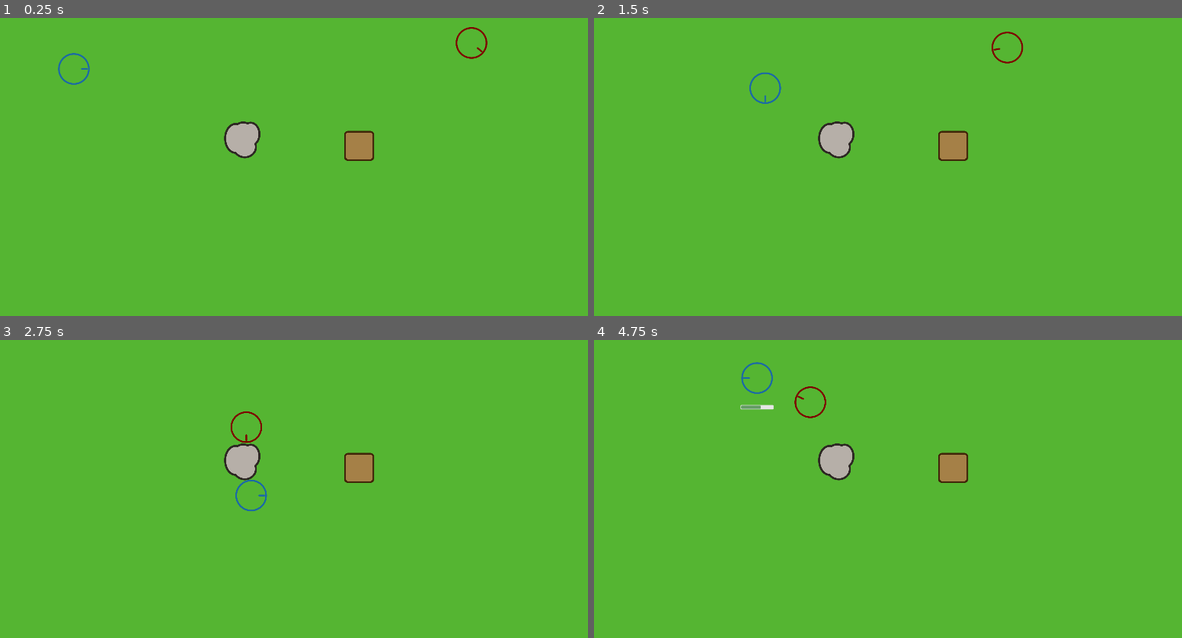
Above: before the commit, frames 1-4 (two rows, left to right).
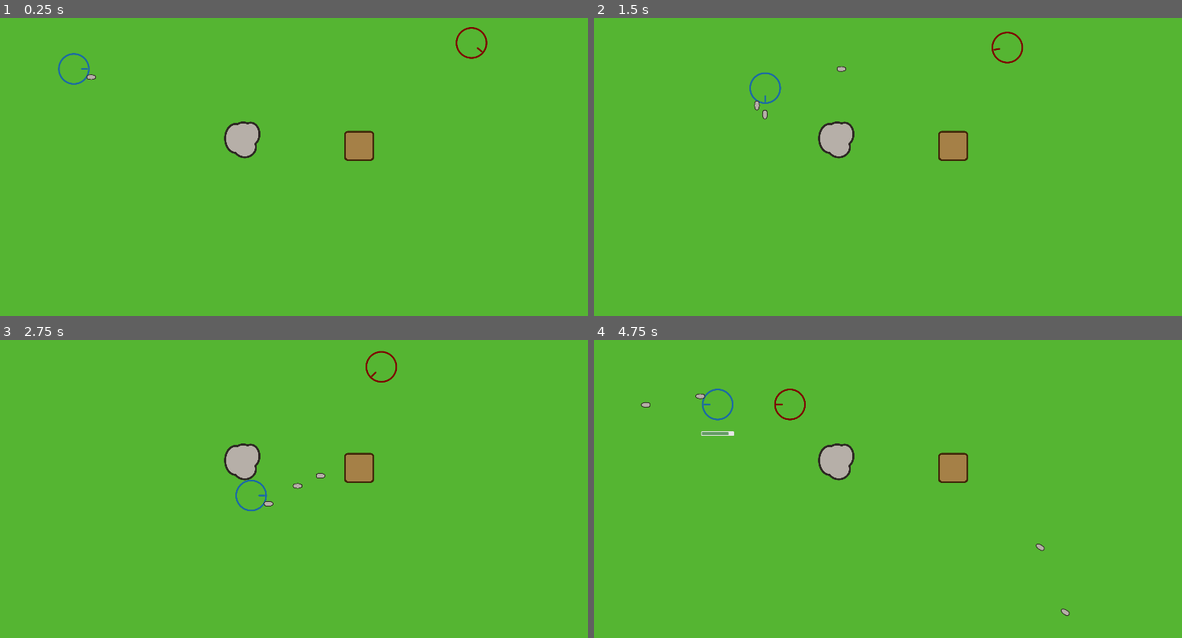
Above: after the commit, the same moments.

Repository: westonkelliher/BladeUpP1
Game: Godot game, scene res://main.tscn
Two runs of this game, one before a commit and one after it. Both use one fixed random seed, a clock stepped at 60 frames per second and the inputs below.
Inputs:
- Up to frame 1 (0.25 s): no input
- Up to frame 2 (1.5 s): tap Enter at 0.5 s; hold D (right) 0.53-1.28 s; tap M (interact) at 0.6 s; tap J (throw, bound only after the commit) at 0.8, 1.35 s; hold S (down) from 1.28 s (still down)
- Up to frame 3 (2.75 s): tap M (interact) at 1.55, 2.1 s; release S (down) at 2.03 s; hold D (right) from 2.03 s (still down); tap J (throw, bound only after the commit) at 2.3 s
- Up to frame 4 (4.75 s): release D (right) at 2.78 s; hold W (up) 2.78-3.53 s; tap N (operate) at 2.85 s; tap M (interact) at 3.05, 4.35 s; hold A (left) from 3.53 s (still down); tap J (throw, bound only after the commit) at 3.6 s

The runs differ from the first frame. In frame 1, less than 0.1% of the frame differs, in the area x 14-17%, y 18-21%; in frame 2, less than 0.1%; in frame 3, 0.3%; in frame 4, 0.7%, in the area x 7-81%, y 7-93%.

Commit message:
knife throw part 1

Diff:
--- a/actors/enemy.gd
+++ b/actors/enemy.gd
@@ -1,4 +1,5 @@
 extends CharacterBody2D
+class_name Enemy
 
 const SPEED := 520.0
 const ACC := 80.0
@@ -51,7 +52,6 @@
 	velocity = velocity.move_toward(target_vel, acc_factor*delta)
 
 func _on_area_2d_body_entered(body):
-	print("area")
 	if body.has_method("take_damage"):
 		# Only apply damage to a player if this instance of the game is the
 		# owner of that player. Same thing for non-players but the
@@ -63,6 +63,12 @@
 	var knock = (position - body.position).normalized()*KNOCK_FORCE
 	velocity *= 0.3
 	velocity += knock
+	#
+	if body is Projectile: # TODO: Handle in Projectile or maybe just do
+						   #       separate impulse calculation.
+		body.apply_central_impulse(-knock)
+		return
+	#
 	body.velocity *= 0.5
 	body.velocity -= knock
 
--- a/actors/player.gd
+++ b/actors/player.gd
@@ -3,6 +3,7 @@
 
 signal test_signal()
 signal died(player: Player)
+signal item_thrown(player: Player)
 
 #### Constants ####
 const SPEED = 400.0
@@ -56,6 +57,8 @@
 		_progress = 0.0
 	elif Input.is_action_just_pressed("interact"):
 		interact()
+	elif Input.is_action_just_pressed("throw"):
+		throw()
 	#if Input.is_action_just_pressed("process"):
 		#_hand_item = null
 
@@ -85,8 +88,6 @@
 func interact():
 	if _faced_object is Table:
 		interact_table()
-	elif _faced_object == null and $HeldItem._type == LilItem.Type.BLADE:
-		set_held_item(LilItem.Type.NONE)
 	pass
 
 func interact_table():
@@ -158,10 +159,17 @@
 
 
 
-#### Reaction ####
+#### Action ####
 func take_damage(dmg: int):
 	$D/Health.take_damage(dmg)
 	rpc("sync_health", $D/Health.health)
+
+func throw():
+	if $HeldItem._type == LilItem.Type.BLADE:
+		var projectile = preload("res://projectile.tscn").instantiate()
+		projectile._type = Projectile.Type.BLADE
+		item_thrown.emit(self, projectile)
+
 
 #### RPC and Syncapation ####
 @rpc("call_remote")
--- a/field.gd
+++ b/field.gd
@@ -4,20 +4,50 @@
 
 
 var players: Array = []
-
-# Called when the node enters the scene tree for the first time.
-func _ready():
-	pass # Replace with function body.
+var enemies: Array = []
 
 
-# Called every frame. 'delta' is the elapsed time since the previous frame.
-func _process(delta):
-	return
-	if Input.is_action_just_pressed("down"):
-		var rock = preload("res://items/lil_item.tscn").instantiate()
-		$Player._hand_item = rock
+#### Setting and Getting ####
+func add_player(player: Player):
+	players.append(player)
+	player.died.connect(_handle_player_death)
+	player.item_thrown.connect(_on_item_thrown)
+
+func add_enemy(enemy: Enemy):
+	enemies.append(enemy)
+	enemy.position = choose_enemy_position()
+	if players.size() > 0 and players[0] is Node:
+		enemy.set_target(players[0])
+	#enemy.died.connect(handle_enemy_death)
 
 
+#### Helpers ####
+func choose_enemy_position() -> Vector2:
+	var on_side = randf() < 0.35
+	var second_side = randf() < 0.5
+	var x = 0.0
+	var y = 0.0
+	if on_side:
+		x = 1920*int(second_side)
+		y = randf()*1080
+	else:
+		x = randf()*1920
+		y = 1080*int(second_side)
+	return Vector2(x,y)
+
+
+#### Signal Handlers ####
+func _handle_player_death(player: Player):
+	players.erase(player)
+	player.queue_free()
+
+
+func _on_item_thrown(player: Player, item: Projectile):
+	item.rotation = player.rotation
+	item.position = player.position + Vector2.RIGHT.rotated(player.rotation)*60
+	item.linear_velocity = (item.position - player.position).normalized()*600
+	add_child(item)
+	print("B")
 
 
 func _on_enemy_spawn_timeout():
--- a/field.tscn
+++ b/field.tscn
@@ -20,7 +20,7 @@
 position = Vector2(1199, 543)
 
 [node name="EnemySpawn" type="Timer" parent="."]
-wait_time = 8.0
+wait_time = 6.0
 one_shot = true
 
 [node name="Wall" parent="." instance=ExtResource("5_62thv")]
--- a/main.gd
+++ b/main.gd
@@ -3,8 +3,11 @@
 
 # Called when the node enters the scene tree for the first time.
 func _ready():
+	$Field.add_player($Player)
 	$Player.set_multiplayer_authority(get_multiplayer_authority())
 	$Enemy.set_target($Player)
+	if true:
+		$Player.get_node("HeldItem")._type = LilItem.Type.BLADE
 
 
 # Called every frame. 'delta' is the elapsed time since the previous frame.
--- a/multiplayer.gd
+++ b/multiplayer.gd
@@ -3,9 +3,12 @@
 const IPv4 = "127.0.0.1"
 const PORT = 13558
 
-var peer = ENetMultiplayerPeer.new()
+# TODO: Move these packed scenes and player/enemy spawning logic and the
+#       MultiplayerSpawner to Field.
 @export var player_scene: PackedScene
 @export var enemy_scene: PackedScene
+
+var peer = ENetMultiplayerPeer.new()
 
 func _on_host_pressed():
 	peer.create_server(PORT)
@@ -24,29 +27,10 @@
 	var player: Player = player_scene.instantiate()
 	player.name = str(id)
 	call_deferred("add_child", player)
-	$Field.players.append(player)
-	player.died.connect(handle_player_death)
+	$Field.add_player(player)
 
-func handle_player_death(player: Player):
-	$Field.players.erase(player)
-	player.queue_free()
-
-func choose_enemy_position() -> Vector2:
-	var on_side = randf() < 0.35
-	var second_side = randf() < 0.5
-	var x = 0.0
-	var y = 0.0
-	if on_side:
-		x = 1920*int(second_side)
-		y = randf()*1080
-	else:
-		x = randf()*1920
-		y = 1080*int(second_side)
-	return Vector2(x,y)
 
 func _on_field_enemy_spawned():
-	var enemy = enemy_scene.instantiate()
-	enemy.position = choose_enemy_position()
-	add_child(enemy, true)
-	if $Field.players.size() > 0 and $Field.players[0] is Node:
-		enemy.set_target($Field.players[0])
+	var enemy: Enemy = enemy_scene.instantiate()
+	$Field.add_enemy(enemy)
+	add_child(enemy)
--- a/project.godot
+++ b/project.godot
@@ -60,6 +60,11 @@
 "events": [Object(InputEventKey,"resource_local_to_scene":false,"resource_name":"","device":-1,"window_id":0,"alt_pressed":false,"shift_pressed":false,"ctrl_pressed":false,"meta_pressed":false,"pressed":false,"keycode":0,"physical_keycode":77,"key_label":0,"unicode":109,"echo":false,"script":null)
 ]
 }
+throw={
+"deadzone": 0.5,
+"events": [Object(InputEventKey,"resource_local_to_scene":false,"resource_name":"","device":-1,"window_id":0,"alt_pressed":false,"shift_pressed":false,"ctrl_pressed":false,"meta_pressed":false,"pressed":false,"keycode":0,"physical_keycode":74,"key_label":0,"unicode":106,"echo":false,"script":null)
+]
+}
 
 [layer_names]
 
--- /dev/null
+++ b/projectile.gd
@@ -0,0 +1,17 @@
+extends RigidBody2D
+class_name Projectile
+
+enum Type {NONE = 0, ROCK, BLADE}
+
+var graphics := {
+	Type.NONE : preload("res://images/sumo_spin.png"),
+	Type.ROCK : preload("res://images/rock.png"),
+	Type.BLADE : preload("res://images/rock_blade.png"),
+}
+
+var _type := Type.NONE:
+	set(value):
+		_type = value
+		$Sprite.texture = graphics[_type]
+	get:
+		return _type
--- a/projectile.tscn
+++ b/projectile.tscn
@@ -1,16 +1,19 @@
-[gd_scene load_steps=3 format=3 uid="uid://cd8l6pooy8oqa"]
+[gd_scene load_steps=4 format=3 uid="uid://cd8l6pooy8oqa"]
 
+[ext_resource type="Script" path="res://projectile.gd" id="1_6nha0"]
 [ext_resource type="Texture2D" uid="uid://b6u7c0egk71p3" path="res://images/rock_blade.png" id="1_nn3lw"]
 
 [sub_resource type="CapsuleShape2D" id="CapsuleShape2D_ofcmo"]
-radius = 34.0
-height = 124.0
+radius = 9.0
 
 [node name="Projectile" type="RigidBody2D"]
+gravity_scale = 0.0
+script = ExtResource("1_6nha0")
 
-[node name="CollisionShape2D" type="CollisionShape2D" parent="."]
+[node name="Shape" type="CollisionShape2D" parent="."]
 rotation = -1.5708
 shape = SubResource("CapsuleShape2D_ofcmo")
 
-[node name="Sprite2D" type="Sprite2D" parent="."]
+[node name="Sprite" type="Sprite2D" parent="."]
+scale = Vector2(0.25, 0.25)
 texture = ExtResource("1_nn3lw")
